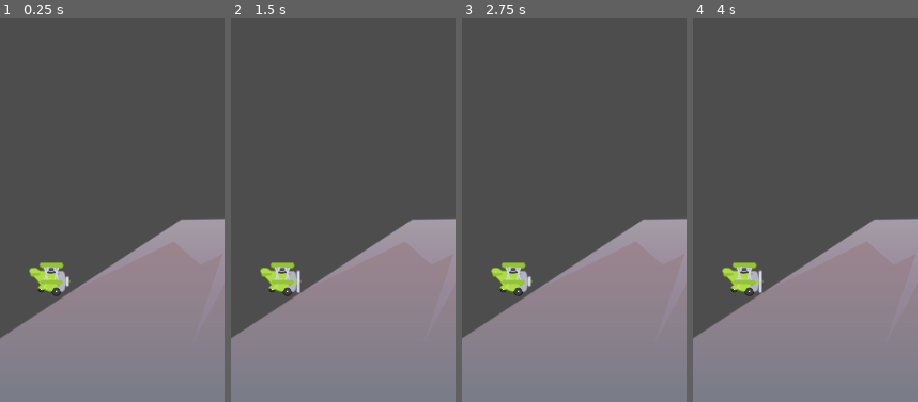
Above: before the commit, frames 1-4 (left to right).
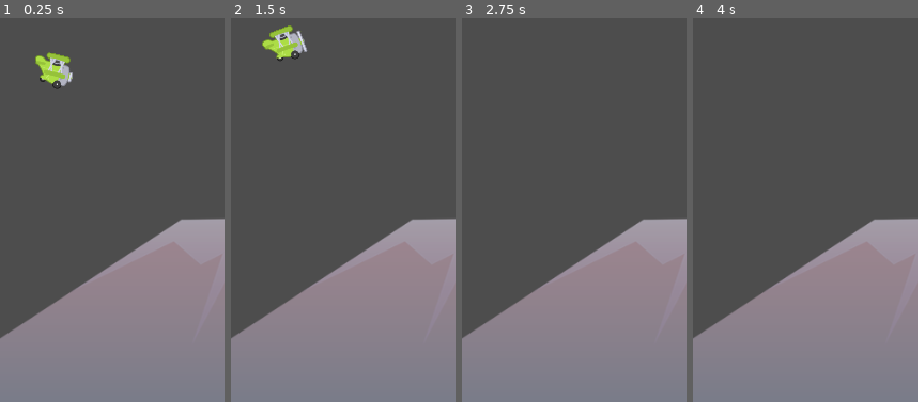
Above: after the commit, the same moments.

Repository: ligarius20fps/kurs-godot
Game: Godot game, scene res://Scenes/Game/Game.tscn
Two runs of this game, one before a commit and one after it. Both use one fixed random seed, a clock stepped at 60 frames per second and the inputs below.
Inputs:
- Up to frame 1 (0.25 s): no input
- Up to frame 2 (1.5 s): hold Space (jump, bound only after the commit) 0.53-1.28 s; tap Space (jump, bound only after the commit) at 1.35 s
- Up to frame 3 (2.75 s): tap Space (jump, bound only after the commit) at 1.52, 1.82 s; tap Enter at 2 s; hold Space (jump, bound only after the commit) from 2.03 s (still down)
- Up to frame 4 (4 s): release Space (jump, bound only after the commit) at 2.78 s; tap Space (jump, bound only after the commit) at 2.85, 3.02, 3.32 s; tap Enter at 3.5 s; hold Space (jump, bound only after the commit) from 3.53 s (still down)
The pictures show only the part of the screen within x 0-50%, y 0-50%; the shares and areas given below are measured in that part.

The runs differ from the first frame. In frame 1, 2.0% of the frame differs, in the area x 12-33%, y 8-73%; in frame 2, 2.1%, in the area x 12-34%, y 1-73%; in frame 3, 1.0%; in frame 4, 1.0%.

Commit message:
samolot skacze

Diff:
--- a/tappy/Scenes/Game/Game.tscn
+++ b/tappy/Scenes/Game/Game.tscn
@@ -11,4 +11,4 @@
 metadata/_edit_lock_ = true
 
 [node name="TappyPlane" parent="." instance=ExtResource("2_gwu2e")]
-position = Vector2(53, 313)
+position = Vector2(57, 58)
--- /dev/null
+++ b/tappy/Scenes/TappyPlane/TappyPlane.gd
@@ -0,0 +1,29 @@
+extends CharacterBody2D
+
+var gravity: float = ProjectSettings.get("physics/2d/default_gravity")
+const JUMP_POWER: float = -500.0
+var jumped: bool = false
+
+# Called when the node enters the scene tree for the first time.
+func _ready() -> void:
+	pass
+
+
+func _unhandled_input(event: InputEvent) -> void:
+	# przycisk do skakania
+	if event.is_action_pressed("jump"):
+		jumped = true
+
+# Called every frame. 'delta' is the elapsed time since the previous frame.
+func _physics_process(delta: float) -> void:
+	# spadamy
+	velocity.y += gravity * delta
+	# żeby prędkość się zgadzała z rotacją,
+	# rotacja to arkustangens z prędkości
+	rotation = atan(velocity.y / 1000)
+	# skocz
+	if jumped:
+		velocity.y = JUMP_POWER
+		jumped = !jumped
+	# rusz obiektem, to jest na samym końcu
+	move_and_slide()
--- a/tappy/Scenes/TappyPlane/TappyPlane.tscn
+++ b/tappy/Scenes/TappyPlane/TappyPlane.tscn
@@ -1,6 +1,7 @@
-[gd_scene load_steps=7 format=3 uid="uid://c35thc8oy4kmx"]
+[gd_scene load_steps=8 format=3 uid="uid://c35thc8oy4kmx"]
 
 [ext_resource type="Texture2D" uid="uid://bk1weshdrxkh8" path="res://Assets/plane/planes_sheet.png" id="1_8tt1i"]
+[ext_resource type="Script" uid="uid://7bt0ps04c3ut" path="res://Scenes/TappyPlane/TappyPlane.gd" id="1_8wjqg"]
 
 [sub_resource type="AtlasTexture" id="AtlasTexture_8tt1i"]
 atlas = ExtResource("1_8tt1i")
@@ -38,6 +39,7 @@
 radius = 17.029387
 
 [node name="TappyPlane" type="CharacterBody2D"]
+script = ExtResource("1_8wjqg")
 
 [node name="AnimatedSprite2D" type="AnimatedSprite2D" parent="."]
 scale = Vector2(0.5, 0.5)
--- a/tappy/project.godot
+++ b/tappy/project.godot
@@ -26,6 +26,14 @@
 naming/scene_name_casing=1
 naming/script_name_casing=1
 
+[input]
+
+jump={
+"deadzone": 0.2,
+"events": [Object(InputEventKey,"resource_local_to_scene":false,"resource_name":"","device":-1,"window_id":0,"alt_pressed":false,"shift_pressed":false,"ctrl_pressed":false,"meta_pressed":false,"pressed":false,"keycode":0,"physical_keycode":32,"key_label":0,"unicode":32,"location":0,"echo":false,"script":null)
+]
+}
+
 [rendering]
 
 renderer/rendering_method="mobile"
Not shown, added: tappy/Scenes/TappyPlane/TappyPlane.gd.uid
